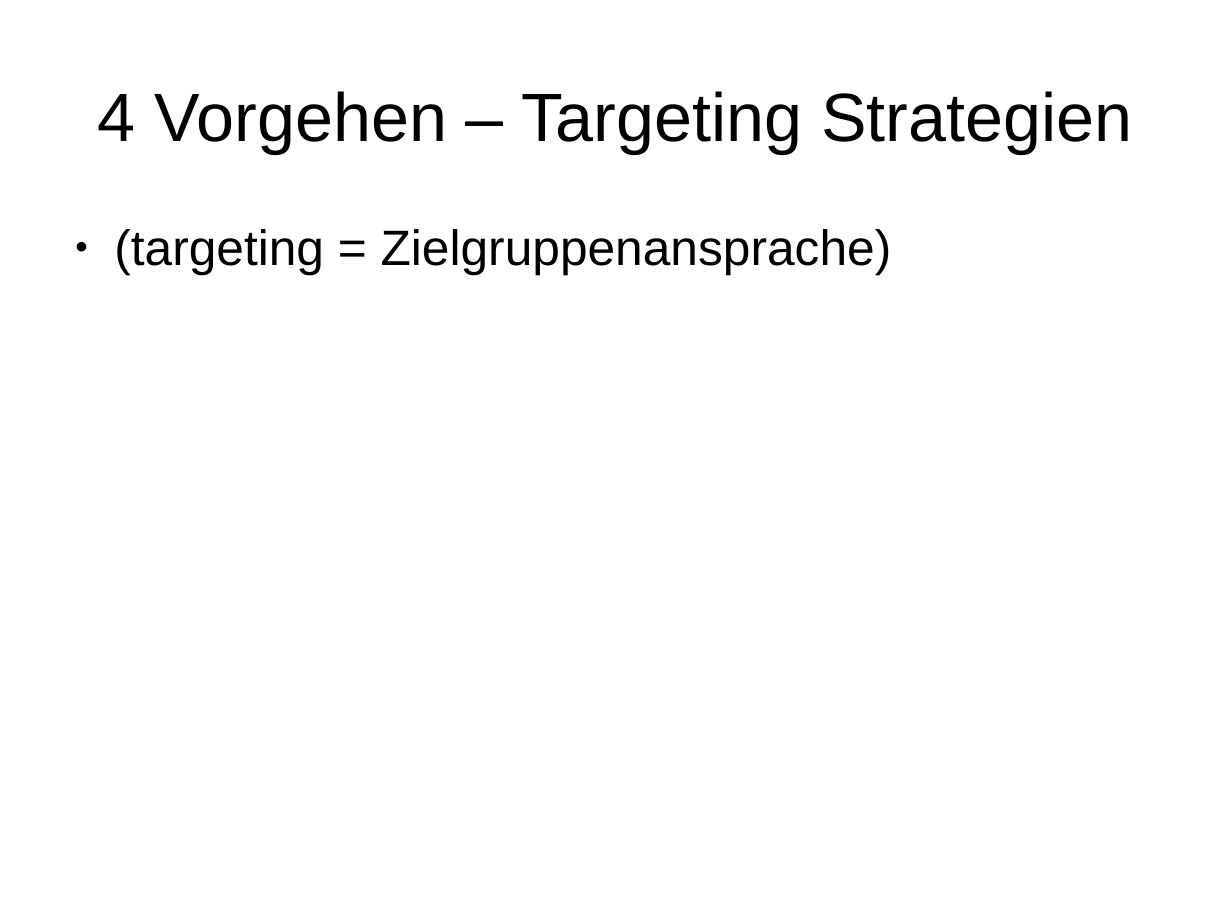
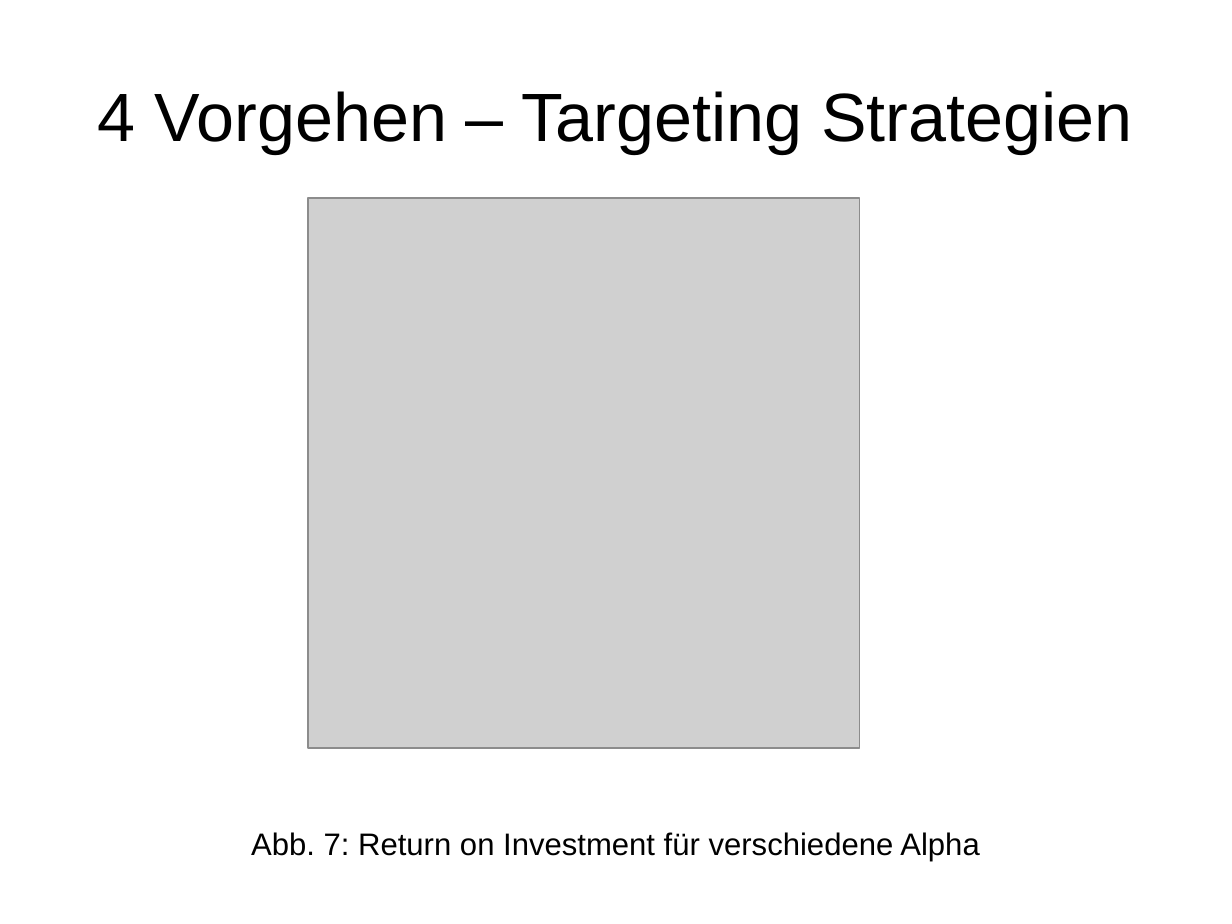
Before and after one commit to EKupfer/hello-world, a slide deck: slide 18 of CompAdv Vortrag.odp (slide 10 before the commit). Drawn at 1232x924 pixels with LibreOffice and Linux fonts; fonts in the diff are those of the drawing; grey boxes stand for pictures. Boxes give left, top, right and bottom in pixels: in the first picture for what was removed or moved away, otherwise in the second. Text is boxed around its words. In the diff, an @@ line names an element or a change of style, - is before the commit and + after.

Commit message:
NEW

```diff
--- a/CompAdv Vortrag.odp
+++ b/CompAdv Vortrag.odp
@@ picture added at (309,198,861,748) @@
@@ text at (251,832,979,861): text changed; size 32 to 20 pt @@
-● (targeting = Zielgruppenansprache)
+Abb. 7: Return on Investment für verschiedene Alpha
```
Also in this commit, not shown: 4 other slides changed, 11 slides added, 3 slides removed.
